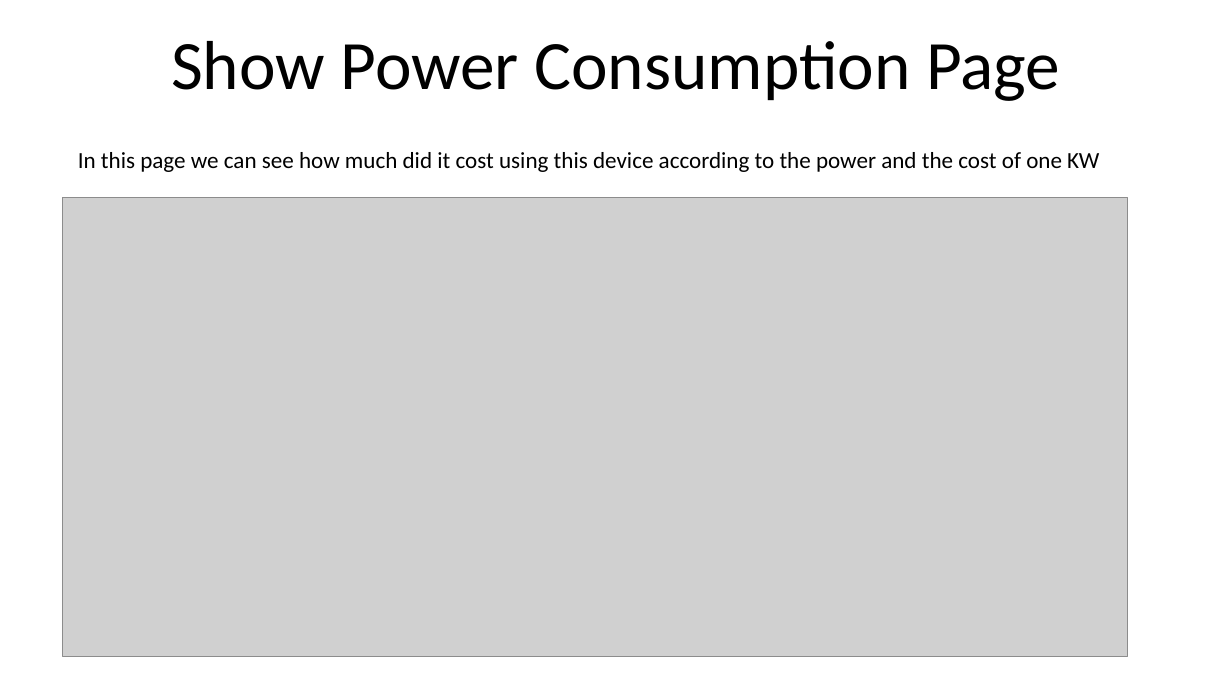
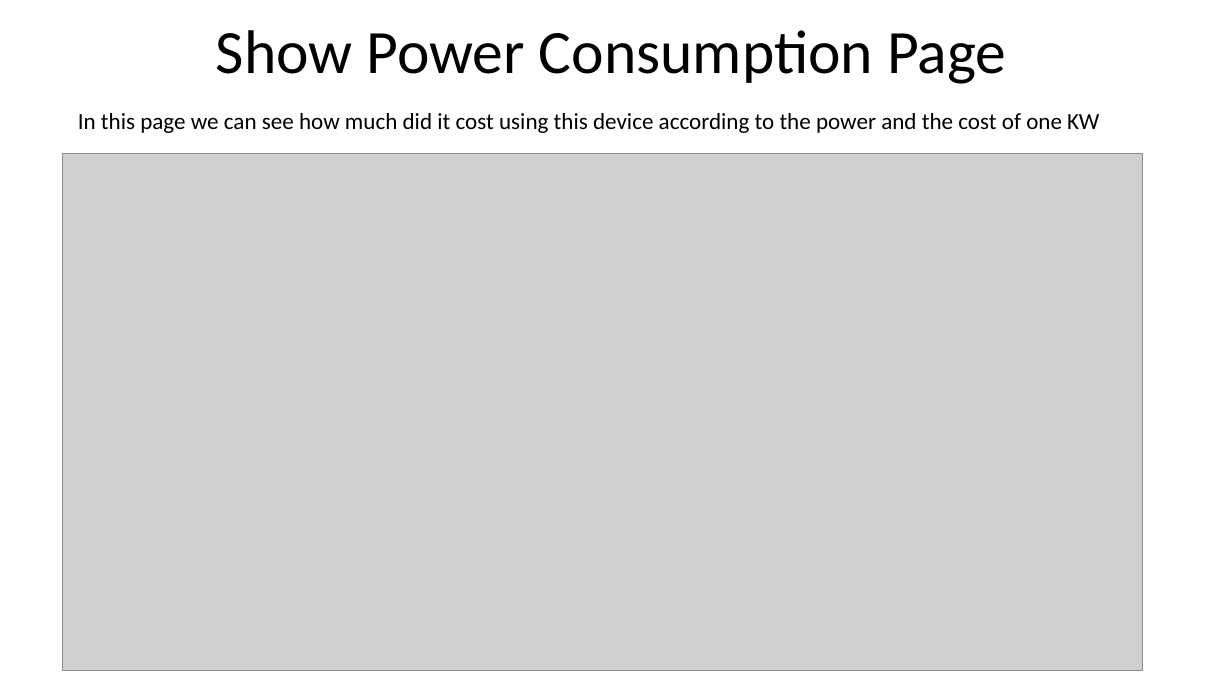
Before and after one commit to Aviel212/SmartSwitch, a slide deck: slide 2 of Project Submission/Presentation/show power consumption slides.pptx. Drawn at 1232x693 pixels with LibreOffice and Linux fonts; fonts in the diff are those of the drawing; grey boxes stand for pictures. Boxes give left, top, right and bottom in pixels: in the first picture for what was removed or moved away, otherwise in the second. Text is boxed around its words. In the diff, an @@ line names an element or a change of style, - is before the commit and + after.

Commit message:
change the pictures on the slides and updating the book

```diff
--- a/Project Submission/Presentation/show power consumption slides.pptx
+++ b/Project Submission/Presentation/show power consumption slides.pptx
@@ title "Show Power Consumption Page": place and size @@
-title "Show Power Consumption Page" at (171, 41, 1060, 101)
+title "Show Power Consumption Page" at (216, 30, 1006, 84)
@@ title "Show Power Consumption Page" at (216, 30, 1006, 84): size 54 to 48 pt @@
@@ text "In this page we can ...": place and size @@
-text "In this page we can ..." at (78, 152, 1099, 172)
+text "In this page we can ..." at (78, 113, 1099, 133)
@@ picture: place and size @@
-picture at (63, 197, 1128, 656)
+picture at (63, 153, 1142, 670)
```
Also in this commit, not shown: 1 other slide changed, 3 other files.
